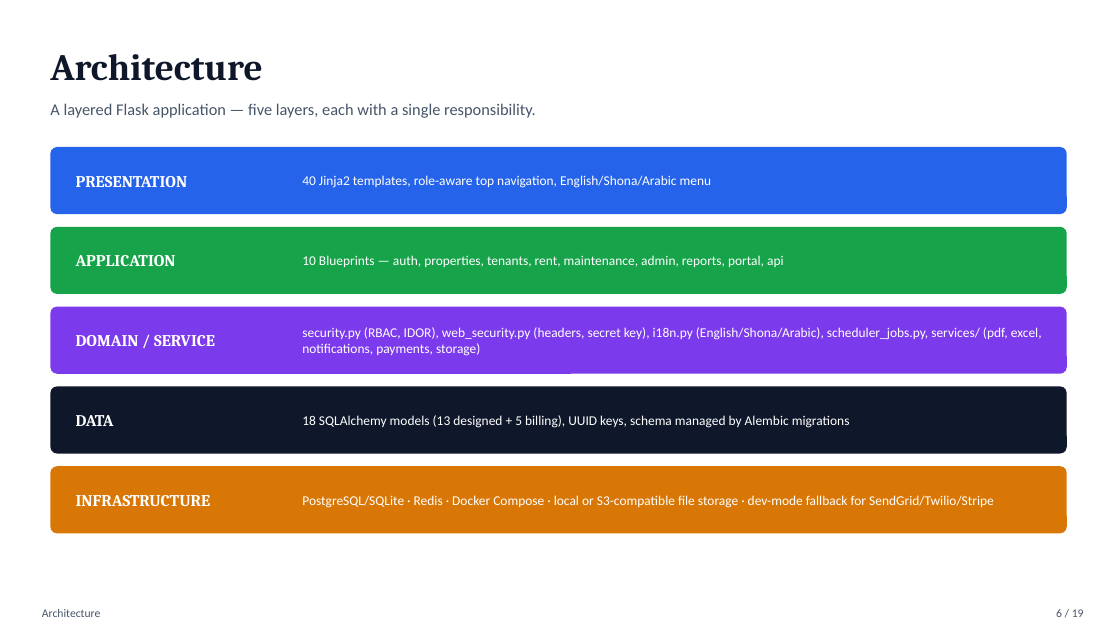
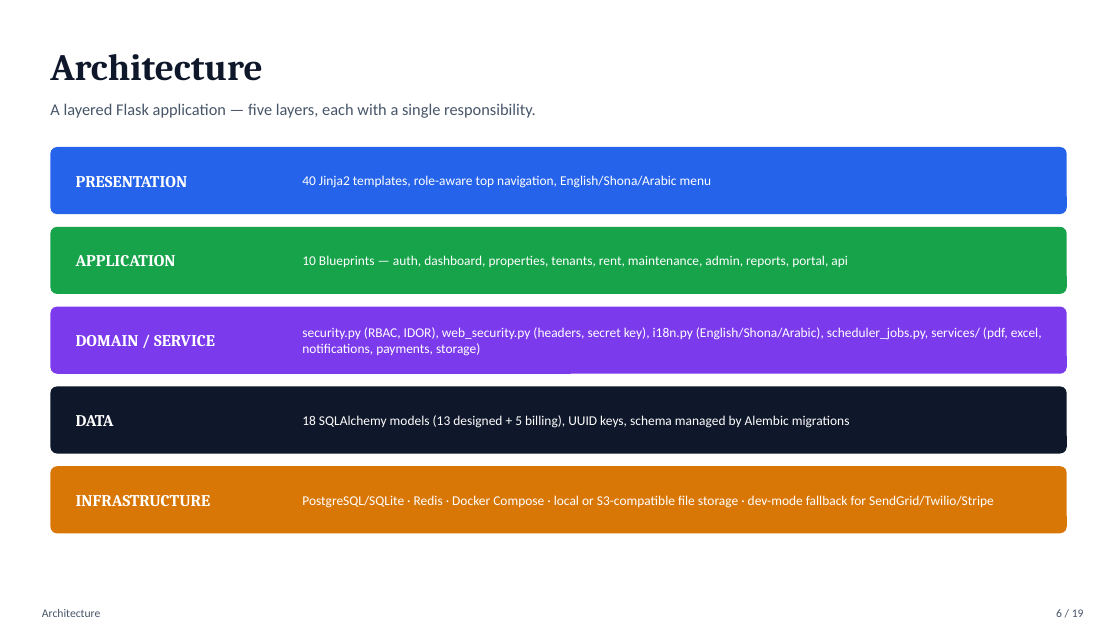
Before and after one commit to Abdur-lab/github-slideshow, a slide deck: slide 6 of docs/ABDURRAHMAAN_IT402_DEL_3_PRESENTATION.pptx. Drawn at 1120x630 pixels with LibreOffice and Linux fonts; fonts in the diff are those of the drawing. Boxes give left, top, right and bottom in pixels: in the first picture for what was removed or moved away, otherwise in the second. Text is boxed around its words. In the diff, an @@ line names an element or a change of style, - is before the commit and + after.

```diff
--- a/docs/ABDURRAHMAAN_IT402_DEL_3_PRESENTATION.pptx
+++ b/docs/ABDURRAHMAAN_IT402_DEL_3_PRESENTATION.pptx
@@ text at bbox=[302, 255, 848, 267]: text changed @@
-10 Blueprints — auth, properties, tenants, rent, maintenance, admin, reports, portal, api
+10 Blueprints — auth, dashboard, properties, tenants, rent, maintenance, admin, reports, portal, api
```
Also in this commit, not shown: 5 other slides changed, 7 other files.
